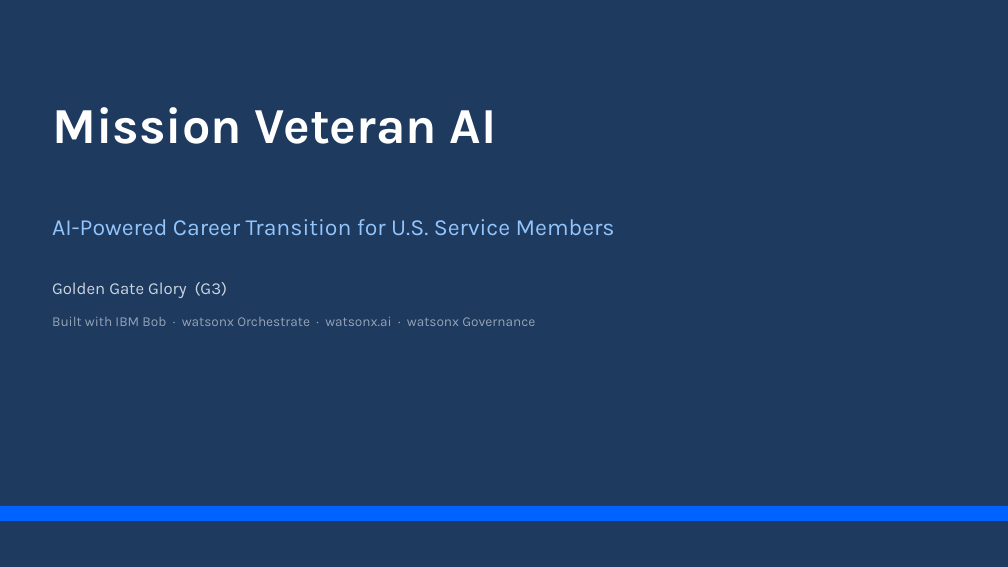
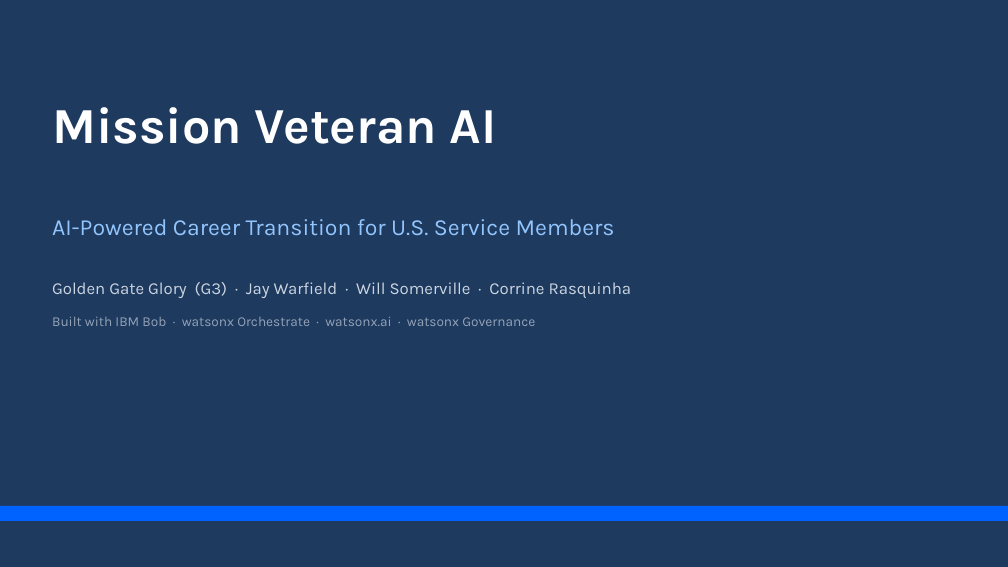
Before and after one commit to jaywarfield/golden-gate-glory, a slide deck: slide 1 of docs/images/source/mission-veteran-ai-final-presentation.pptx. Drawn at 1008x567 pixels with LibreOffice and Linux fonts; fonts in the diff are those of the drawing. Boxes give left, top, right and bottom in pixels: in the first picture for what was removed or moved away, otherwise in the second. Text is boxed around its words. In the diff, an @@ line names an element or a change of style, - is before the commit and + after.

```diff
--- a/docs/images/source/mission-veteran-ai-final-presentation.pptx
+++ b/docs/images/source/mission-veteran-ai-final-presentation.pptx
@@ text at (52,282,632,298): text changed @@
-Golden Gate Glory (G3)
+Golden Gate Glory (G3) · Jay Warfield · Will Somerville · Corrine Rasquinha
```
Also in this commit, not shown: 4 other slides changed.
